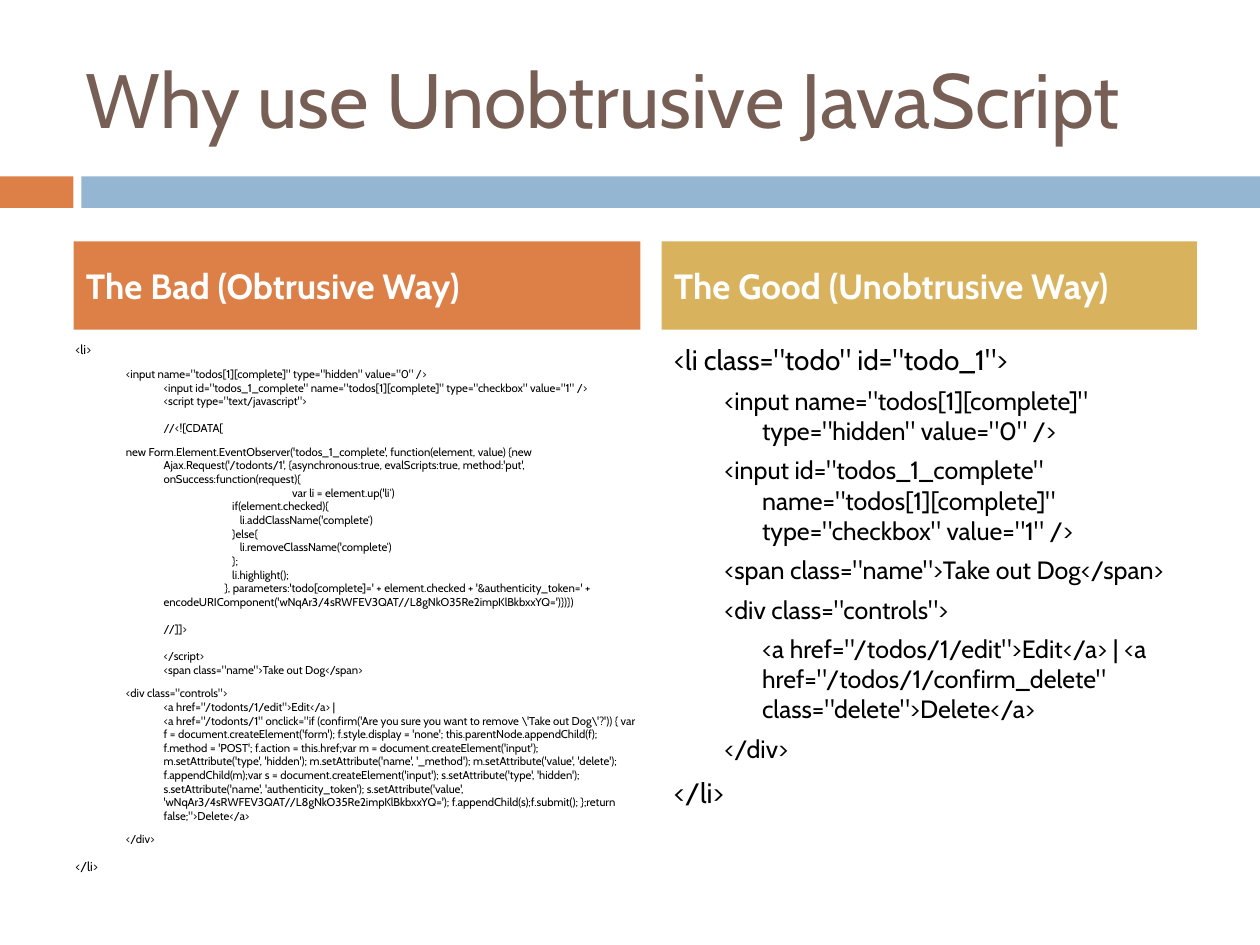
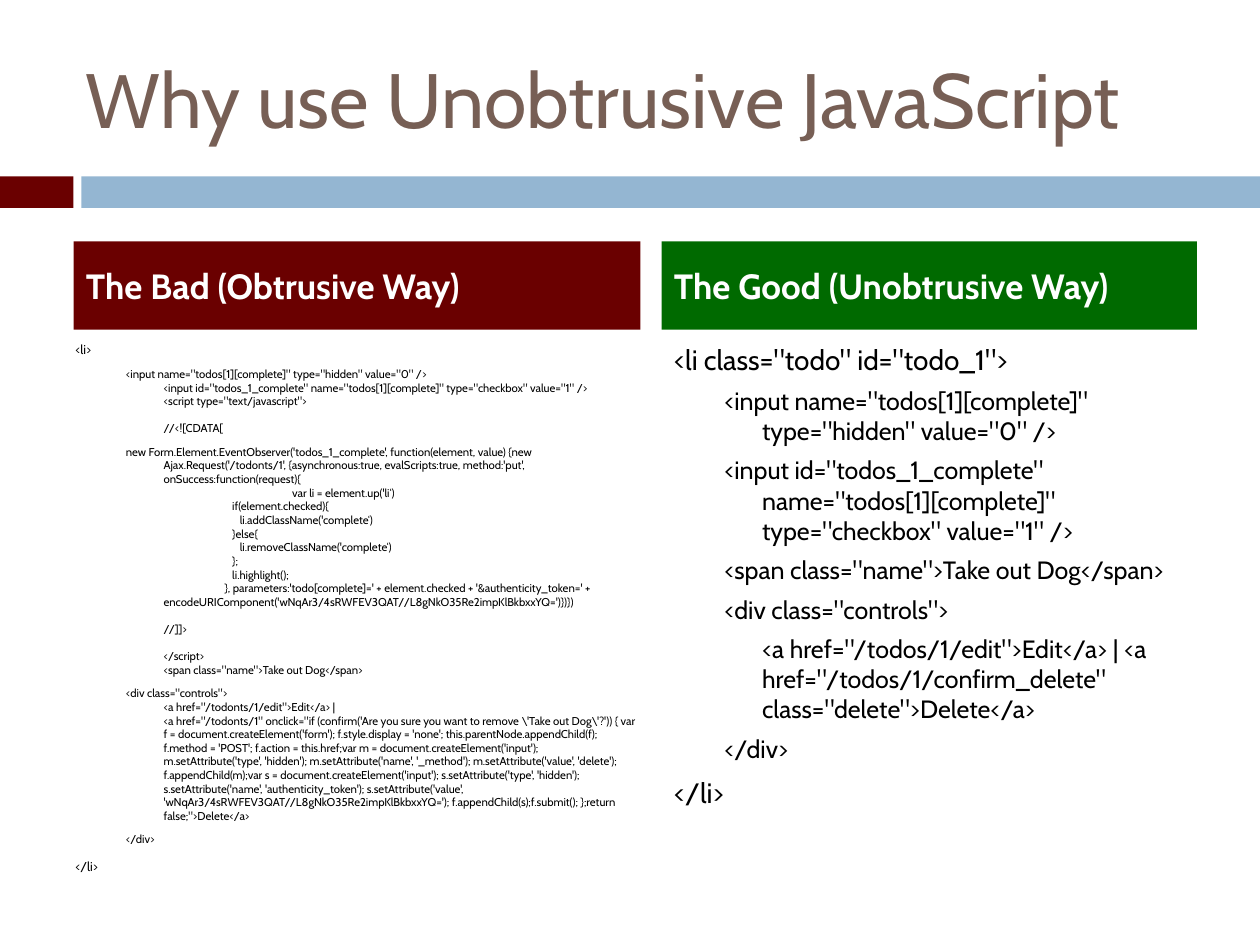
Before and after one commit to anlek/unobtrusive_javascript_presentation, a slide deck: slide 3 of presentation/Unobtrusive_Javascript.pptx. Drawn at 1260x945 pixels with LibreOffice and Linux fonts; fonts in the diff are those of the drawing. Boxes give left, top, right and bottom in pixels: in the first picture for what was removed or moved away, otherwise in the second. Text is boxed around its words. In the diff, an @@ line names an element or a change of style, - is before the commit and + after.

```diff
--- a/presentation/Unobtrusive_Javascript.pptx
+++ b/presentation/Unobtrusive_Javascript.pptx
@@ rectangle at <box>0,176,73,208</box>: fill #DD8047 to #6A0000 @@
@@ text "The Bad (Obtrusive Way)" at <box>73,242,640,330</box>: fill #DD8047 to #6A0000 @@
@@ text "The Good (Unobtrusive Way)" at <box>662,242,1197,330</box>: fill #D8B25C to #006A00 @@
```
Also in this commit, not shown: 3 other slides changed, 2 other files.
